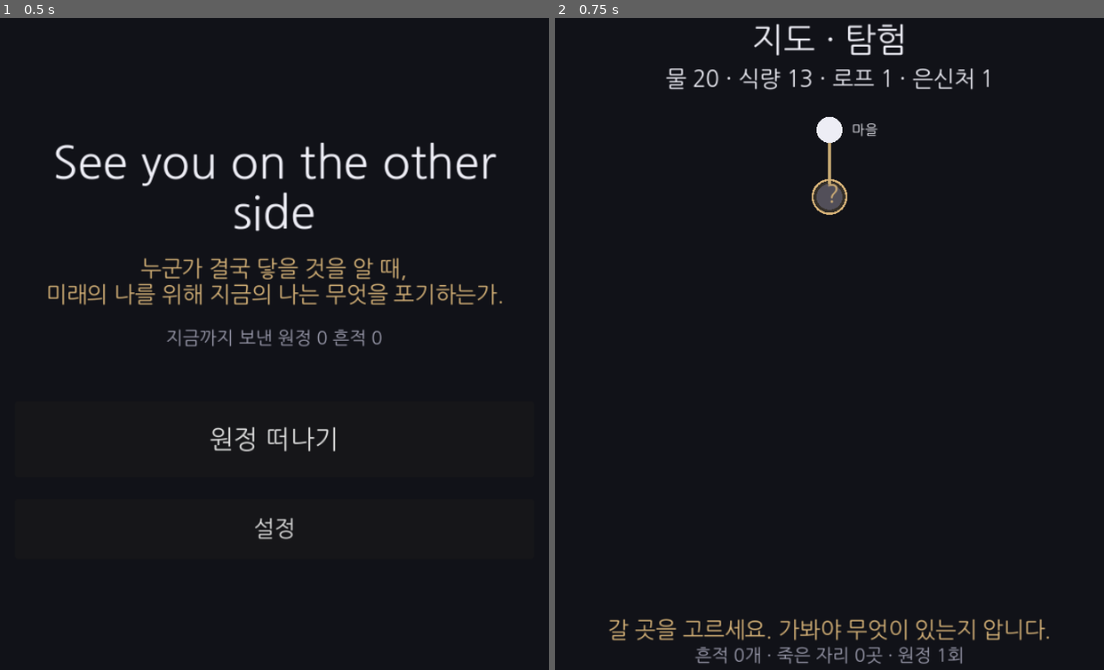
Above: before the commit, frames 1-2 (left to right).
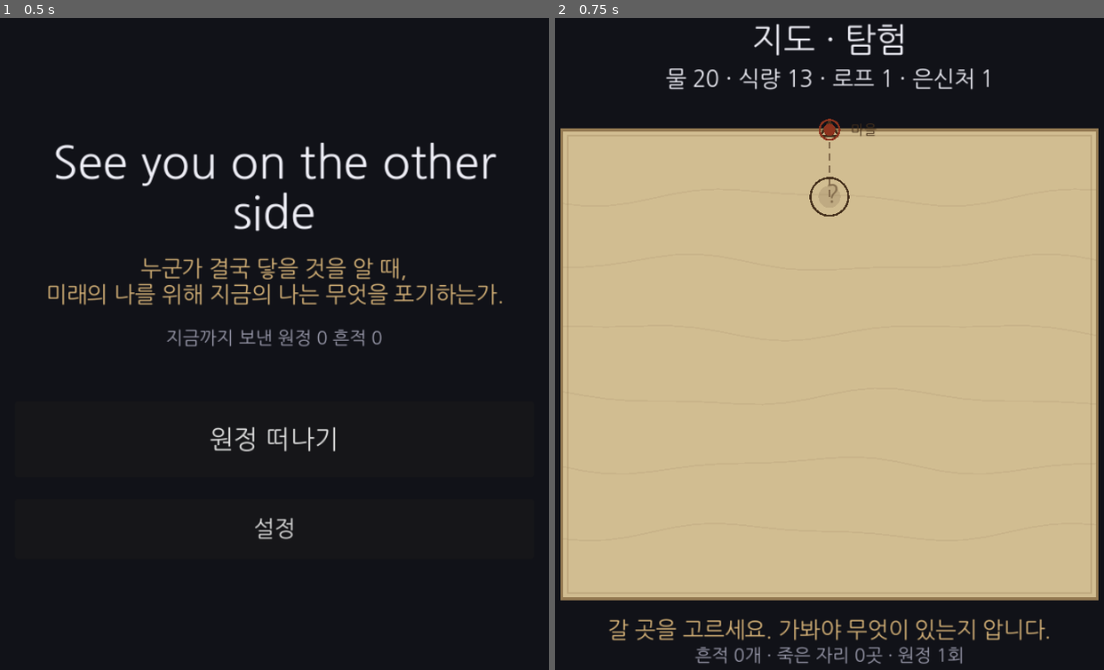
Above: after the commit, the same moments.

Repository: soomin007/Otherside
Game: Godot game, scene res://scenes/main.tscn
The game is run twice, just before and just after one commit, with the same random seed, the same clock (stepped at 60 frames per second) and the same inputs.
Inputs:
- Up to frame 1 (0.5 s): no input
- Up to frame 2 (0.75 s): click "원정 떠나기" at 0.5 s

Frame 1 is identical in both runs. In frame 2, 71% of the frame differs, in the area x 0-100%, y 15-90%.

Commit message:
feat(map): ③ 지형 비주얼 — 양피지 고지도풍
- Map.gd: 고지도 팔레트(PAPER/INK/ROUTE/MARKER_INK 등) + _draw 재작성.
  양피지 바탕 + 지형 등고선(_draw_terrain) + 낡은 테두리(_draw_paper_edge).
- 길: 밟은 곳 실선 / 미지로 향하는 길 점선(_draw_dashed).
- 노드: kind별 손그림 심볼(_draw_landmark_symbol) — 마을 천막·우물·갈라진 틈·소용돌이·깃발. 미지는 "?".
- 마커: 붉은 세피아로 양피지에서 도드라지게. _kind_color(죽은 코드) 제거.
- 전부 절차적 draw — 웹/모바일 안전(셰이더·이미지 없음).
- 기획서 §5(6단계 완료), backlog ③ 완료, 세션로그.
- 검증: import·map 부팅·GUI 스크린샷 육안 확인.

Co-Authored-By: Claude Opus 4.8 (1M context) <noreply@anthropic.com>
Claude-Session: https://claude.ai/code/session_019nDcfGy3aTk1UkknXgoiqM

Diff:
--- a/scripts/ui/Map.gd
+++ b/scripts/ui/Map.gd
@@ -10,6 +10,14 @@
 const NODE_R: float = 13.0
 const STEP_INTERVAL: float = 0.28  ## 이동 한 걸음의 시간(초)
 const RES_KO: Dictionary = {"water": "물", "food": "식량", "rope": "로프", "shelter": "은신처"}
+
+# 고지도·양피지 팔레트 (③ 지형 비주얼). 전부 절차적 draw — 웹 안전(셰이더/이미지 없음).
+const PAPER: Color = Color(0.82, 0.74, 0.57)       ## 빛바랜 양피지 바탕
+const PAPER_EDGE: Color = Color(0.58, 0.48, 0.32)  ## 가장자리(낡아 그을린)
+const INK: Color = Color(0.27, 0.19, 0.11)         ## 세피아 잉크 — 심볼·이름·테두리
+const INK_FADE: Color = Color(0.50, 0.41, 0.29)    ## 빛바랜 — 미방문 길·미지
+const ROUTE: Color = Color(0.38, 0.28, 0.16)       ## 밟은 길(트레일)
+const MARKER_INK: Color = Color(0.55, 0.20, 0.12)  ## 원정대 마커(붉은 세피아 — 양피지에서 도드라지게)
 
 var _hud: Label
 var _guide: Label
@@ -208,15 +216,6 @@
 		area.position.x + col * area.size.x,
 		area.position.y + (row / float(mr)) * area.size.y)
 
-func _kind_color(kind: String) -> Color:
-	match kind:
-		"start": return UITheme.FG
-		"cache": return UITheme.SAND
-		"blockage": return Color(0.62, 0.52, 0.42)
-		"storm": return Color(0.55, 0.60, 0.72)
-		"end": return UITheme.DANGER
-		_: return UITheme.MUTED
-
 ## 플레이어 마커 위치 — 이동 중이면 현재→목표 노드 보간, 아니면 현재 노드.
 func _marker_pos(area: Rect2) -> Vector2:
 	var run: ExpeditionRun = GameState.current_run
@@ -240,10 +239,15 @@
 	if font == null:
 		font = ThemeDB.fallback_font
 
+	# 양피지 바탕 + 은은한 지형결 + 낡은 가장자리(전부 절차적 — 웹 안전).
+	draw_rect(area, PAPER)
+	_draw_terrain(area)
+	_draw_paper_edge(area)
+
 	var cur: String = _current_node_id()
 	var nexts: Array = MapGraph.node(cur).get("next", [])
 
-	# 엣지 — 가본 노드에서 나가는 길만(끝이 가봤거나 지금 갈 수 있는 곳일 때).
+	# 길 — 가본 노드에서 나가는 트레일. 밟은 길은 진한 실선, 미지로 향하는 길은 점선.
 	for id in MapGraph.NODES:
 		if not _is_revealed(id):
 			continue
@@ -253,39 +257,95 @@
 			var nx_s: String = str(nx)
 			if not (_is_revealed(nx_s) or nx_s in nexts):
 				continue
-			var col: Color = Color(0.80, 0.68, 0.46, 0.95) if from_cur else Color(0.42, 0.40, 0.38, 0.55)
-			draw_line(from, _node_screen(MapGraph.node(nx_s), area), col, 3.0 if from_cur else 1.5)
-
-	# 노드 — 가본 곳은 정체, 갈 수 있는 미지는 "?", 나머지는 안 보임.
+			var to: Vector2 = _node_screen(MapGraph.node(nx_s), area)
+			if _is_revealed(nx_s):
+				draw_line(from, to, ROUTE, 3.0 if from_cur else 2.0)
+			else:
+				_draw_dashed(from, to, INK_FADE, 2.0)
+
+	# 노드 — 가본 곳은 손그림 장소 심볼+이름, 갈 수 있는 미지는 "?", 나머지는 안 보임.
 	for id in MapGraph.NODES:
 		var revealed: bool = _is_revealed(id)
 		var reachable: bool = id in nexts
 		if not (revealed or reachable):
 			continue
 		var p: Vector2 = _node_screen(MapGraph.NODES[id], area)
+		if reachable and not _moving:
+			draw_arc(p, NODE_R + 6.0, 0.0, TAU, 28, INK, 2.0)  # 누를 수 있는 곳
 		if revealed:
-			var col: Color = _kind_color(str(MapGraph.NODES[id].get("kind", "")))
-			if reachable and not _moving:
-				draw_circle(p, NODE_R + 6.0, Color(col.r, col.g, col.b, 0.22))
-				draw_arc(p, NODE_R + 5.0, 0.0, TAU, 28, UITheme.SAND, 2.5)
-			draw_circle(p, NODE_R, col)
+			_draw_landmark_symbol(str(MapGraph.NODES[id].get("kind", "")), p)
 			if font != null:
-				draw_string(font, p + Vector2(NODE_R + 9.0, 5.0), str(MapGraph.NODES[id].get("name", "")), HORIZONTAL_ALIGNMENT_LEFT, 150.0, UITheme.FS_TINY, col)
+				draw_string(font, p + Vector2(NODE_R + 8.0, 5.0), str(MapGraph.NODES[id].get("name", "")), HORIZONTAL_ALIGNMENT_LEFT, 150.0, UITheme.FS_TINY, INK)
 		else:
-			if not _moving:
-				draw_circle(p, NODE_R + 5.0, Color(0.84, 0.70, 0.47, 0.18))
-				draw_arc(p, NODE_R + 4.0, 0.0, TAU, 28, UITheme.SAND, 2.0)
-			draw_circle(p, NODE_R, Color(0.32, 0.31, 0.35))
+			draw_circle(p, NODE_R - 2.0, Color(INK_FADE.r, INK_FADE.g, INK_FADE.b, 0.22))
 			if font != null:
-				draw_string(font, p - Vector2(4.0, -6.0), "?", HORIZONTAL_ALIGNMENT_LEFT, -1, UITheme.FS_BODY, UITheme.SAND)
+				draw_string(font, p - Vector2(4.0, -6.0), "?", HORIZONTAL_ALIGNMENT_LEFT, -1, UITheme.FS_BODY, INK_FADE)
 
 	# 흔적 — 이전 원정대들이 노드에 남긴 것(누적된 길/죽음의 역사, self-async).
 	_draw_traces(area)
 
-	# 플레이어 마커 — 현재 위치(이동 중이면 길 위를 나아간다).
+	# 원정대 마커 — 현재 위치(이동 중이면 길 위를 나아간다). 붉은 세피아로 도드라지게.
 	var mp: Vector2 = _marker_pos(area)
-	draw_circle(mp, 7.0, UITheme.FG)
-	draw_arc(mp, 11.0, 0.0, TAU, 22, UITheme.FG, 2.0)
+	draw_circle(mp, 6.0, MARKER_INK)
+	draw_arc(mp, 10.0, 0.0, TAU, 22, MARKER_INK, 2.0)
+
+## 양피지 지형결 — 은은한 등고선(결정론 sin 곡선). 사막 지도의 결.
+func _draw_terrain(area: Rect2) -> void:
+	var line_col := Color(INK.r, INK.g, INK.b, 0.06)
+	var rows: int = 7
+	for i in range(1, rows):
+		var base_y: float = area.position.y + area.size.y * float(i) / float(rows)
+		var pts: PackedVector2Array = []
+		var steps: int = 24
+		for s in range(steps + 1):
+			var t: float = float(s) / float(steps)
+			var x: float = area.position.x + area.size.x * t
+			var y: float = base_y + sin(t * TAU * 1.5 + float(i) * 1.3) * 7.0 + sin(t * TAU * 3.0) * 3.0
+			pts.append(Vector2(x, y))
+		draw_polyline(pts, line_col, 1.5)
+
+## 양피지 가장자리 — 낡아 그을린 테두리(비네팅 대용, 셰이더 없이).
+func _draw_paper_edge(area: Rect2) -> void:
+	draw_rect(area, PAPER_EDGE, false, 3.0)
+	var inset: float = 6.0
+	draw_rect(Rect2(area.position + Vector2(inset, inset), area.size - Vector2(inset, inset) * 2.0), Color(PAPER_EDGE.r, PAPER_EDGE.g, PAPER_EDGE.b, 0.3), false, 1.5)
+
+## 손그림 장소 심볼 (kind별) — 세피아 잉크. 점이 아니라 "장소"로 읽히게.
+func _draw_landmark_symbol(kind: String, p: Vector2) -> void:
+	match kind:
+		"start":  # 마을 — 작은 천막
+			var roof: PackedVector2Array = [p + Vector2(-9, 6), p + Vector2(0, -9), p + Vector2(9, 6)]
+			draw_polyline(roof, INK, 2.0)
+			draw_line(p + Vector2(-9, 6), p + Vector2(9, 6), INK, 2.0)
+		"cache":  # 자원 — 우물(이중 원)
+			draw_arc(p, 8.0, 0.0, TAU, 20, INK, 2.0)
+			draw_circle(p, 2.5, INK)
+		"blockage":  # 차단 — 갈라진 틈(지그재그)
+			var zz: PackedVector2Array = [p + Vector2(-8, -7), p + Vector2(-2, 0), p + Vector2(-6, 3), p + Vector2(2, 8)]
+			draw_polyline(zz, INK, 2.0)
+		"storm":  # 폭풍 — 소용돌이(나선 두 겹)
+			draw_arc(p, 8.0, 0.4, 0.4 + TAU * 0.8, 18, INK, 2.0)
+			draw_arc(p, 4.5, 1.0, 1.0 + TAU * 0.7, 14, INK, 2.0)
+		"end":  # 목적지 — 깃발
+			draw_line(p + Vector2(-1, 9), p + Vector2(-1, -9), INK, 2.0)
+			var flag: PackedVector2Array = [p + Vector2(-1, -9), p + Vector2(9, -5), p + Vector2(-1, -1)]
+			draw_colored_polygon(flag, INK)
+		_:
+			draw_circle(p, 5.0, INK)
+
+## 점선 — 미지로 향하는 길(아직 안 밟음).
+func _draw_dashed(a: Vector2, b: Vector2, col: Color, w: float) -> void:
+	var dist: float = a.distance_to(b)
+	if dist < 0.5:
+		return
+	var dir: Vector2 = (b - a) / dist
+	var dash: float = 7.0
+	var gap: float = 5.0
+	var d: float = 0.0
+	while d < dist:
+		var seg_end: float = minf(d + dash, dist)
+		draw_line(a + dir * d, a + dir * seg_end, col, w)
+		d = seg_end + gap
 
 ## 노드별 흔적 마커 — 죽음 X·로프 다리·자원 점. 가본 노드에만(흔적은 가본 곳에서만 생긴다). 한 노드에 여러 개면 옆으로 쌓는다.
 func _draw_traces(area: Rect2) -> void:
Not shown, changed: docs/design/SYOTOS_기획서_v0.1.md
Not shown, changed: docs/design/backlog.md
Not shown, changed: session_logs/2026-07-01.md
